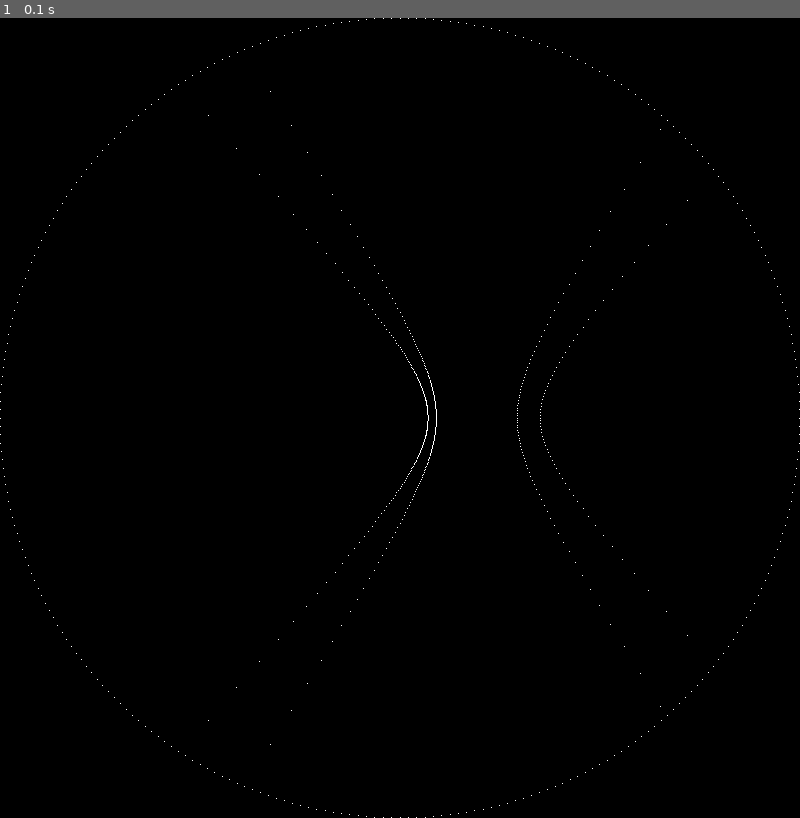
Above: before the commit, frame 1.
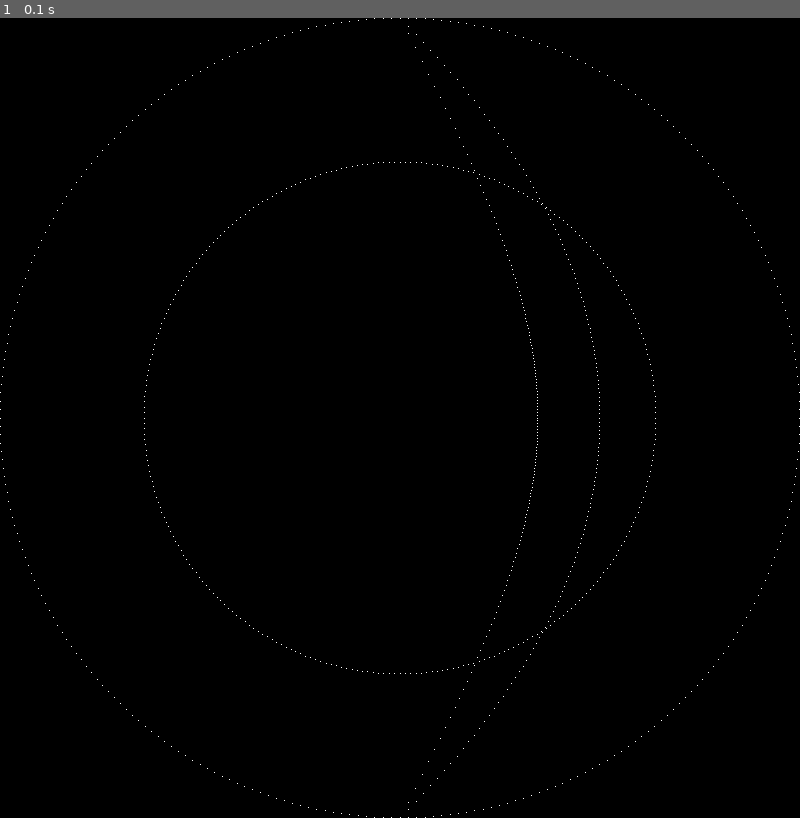
Above: after the commit, the same moment.

Repository: jpgtordilla/TransferOrbit
Game: pygame game, started from main.py
Two runs of this game, one before a commit and one after it. Both use one fixed random seed, a clock stepped at 60 frames per second and the inputs below.
Inputs:
- Up to frame 1 (0.1 s): no input

The runs differ from the first frame. In frame 1, 0.2% of the frame differs, in the area x 18-86%, y 1-99%.

Commit message:
refactored to have graphing as static method, scaling fixed relative to the largest orbit

Diff:
--- a/graph_orbits.py
+++ b/graph_orbits.py
@@ -42,7 +42,7 @@
 surface = pygame.display.set_mode([WIDTH, HEIGHT])
 pygame.display.set_caption("Orbit Graph")
 
-class OrbitGrapher:
+class Orbit:
     """Graphs conic section orbits based on general Kepler Orbit Equation"""
     def __init__(self, epsilon=0.0, l=10**24, m1=5.97219*10**24, m2=10**13):
         self.G = 6.67430 * 10 ** -11  # gravitational const.
@@ -60,13 +60,13 @@
     def energy(self):
         return self.GAMMA ** 2 * self.MU * (self.EPSILON ** 2 - 1) / 2 * self.L ** 2
 
-    def graph_orbit(self, num_points=300, percent=0.1):
+    def get_orbit(self, num_points=300, percent=0.1) -> list[list[float]]:
+        """Returns a list of (x, y) pairs for a given orbit"""
         # graph orbit
         # - for (default=360) equally spaced points, calculate r and add to 2D list
         # - graph each point in each array (x and y)
         r_list = [] # 2D array
-        x_point_list = [] # 1D array
-        y_point_list = [] # 1D array
+        xy_point_list = [] # 2D array
 
         current_phi = 0
 
@@ -99,20 +99,39 @@
                 continue
             current_y = int(current_r * np.sin(current_phi))
 
-            x_point_list.append(current_x)
-            y_point_list.append(current_y)
+            xy_point_list.append([current_x, current_y])
 
-        # get max in the list
-        # find dividing factor that reduced it to the width of the screen (divided by 2)
-        r_max = max([abs(elem[0]) for elem in r_list])
-        factor = r_max / (WIDTH / 2)
+        return xy_point_list
 
-        # graph each point
-        for i in range(len(x_point_list)):
-            current_x_coord = int((x_point_list[i] / factor) + WIDTH / 2)
-            current_y_coord = int((y_point_list[i] / factor) + HEIGHT / 2)
-            # plot point
-            surface.set_at((current_x_coord, current_y_coord), WHITE)
+def graph_orbits(orbit_list, num_points=300):
+    """Given a list of orbit objects, plot them on the screen"""
+
+    """
+    # get max in the list
+    # find dividing factor that reduced it to the width of the screen (divided by 2)
+    r_max = max([abs(elem[0]) for elem in r_list])
+    factor = r_max / (WIDTH / 2)
+
+    # graph each point
+    for i in range(len(xy_point_list)):
+        current_x_coord = int((xy_point_list[i][0] / factor) + WIDTH / 2)
+        current_y_coord = int((xy_point_list[i][1] / factor) + HEIGHT / 2)
+        # plot point
+        surface.set_at((current_x_coord, current_y_coord), WHITE)
+    """
+
+    max_radius = get_max_radius(orbit_list)
+
+    # calculate scaling factor based on the max orbit
+    factor = max_radius / (WIDTH / 2)
+
+    # plot each trajectory, scaling w.r.t. the factor
+    for orbit in orbit_list:
+        curr_points_list = orbit.get_orbit(num_points)
+        for point in curr_points_list:
+            x = int((point[0] / factor) + WIDTH / 2)
+            y = int((point[1] / factor) + WIDTH / 2)
+            surface.set_at((x, y), WHITE)
 
 """HELPER FUNCTIONS FOR SCALING ORBITS TO FIT THE SCREEN"""
 
@@ -121,14 +140,21 @@
     max_key = max(orbit_dict.keys(), key=orbit_dict.get) # same as passing in orbit_dict.keys()
     return max_key
 
-def get_orbit_with_max_radius(orbit_objs: list[OrbitGrapher]):
-    """Returns the orbit that has the max radius given a list of OrbitGrapher objects"""
+def get_max_radius(orbit_objs: list[Orbit]):
+    """Returns the max radius given a list of Orbit objects"""
+    radius_list = []
+    for orbit in orbit_objs:
+        radius_list.append(orbit.r_orbit(0))  # radius at 0 phi
+    return max(radius_list)
+
+def get_orbit_with_max_radius(orbit_objs: list[Orbit]):
+    """Returns the orbit that has the max radius given a list of Orbit objects"""
     orbit_dict = {}
     for orbit in orbit_objs:
         orbit_dict[orbit] = orbit.r_orbit(0) # radius at 0 phi
     return get_key_with_max_value(orbit_dict)
 
-def get_orbit_type(orbit_obj: OrbitGrapher) -> str:
+def get_orbit_type(orbit_obj: Orbit) -> str:
     if orbit_obj.EPSILON == 0:
         return "CIRCLE"
     elif (0 < orbit_obj.EPSILON < 1) or (0 > orbit_obj.EPSILON > -1):
@@ -141,12 +167,13 @@
 """MAIN LOOP FOR DRAWING ORBITS AND UPDATING"""
 
 def game_loop():
-    hyperbola = OrbitGrapher(epsilon=1.5)  # hyperbola
-    hyperbola.graph_orbit()
-    hyperbola_steep = OrbitGrapher(epsilon=1.9)  # hyperbola, steeper
-    hyperbola_steep.graph_orbit()
-    circle = OrbitGrapher(epsilon=0, l=10**24)  # circle
-    circle.graph_orbit()
+    parabola = Orbit(epsilon=1)  # parabola
+    hyperbola = Orbit(epsilon=1.9)  # hyperbola
+    circle = Orbit(epsilon=0)  # circle
+    circle_small = Orbit(epsilon=0, l=0.8*10**24)  # small circle
+    orbits = [parabola, hyperbola, circle, circle_small]
+
+    graph_orbits(orbits)
 
     while True:
         pygame.display.update()
@@ -155,16 +182,11 @@
                 pygame.quit()
 
 """NOTES:
-- Issue: graphing
-- circles are all scaled to be the same size
-- this has to do with the screen width scaling
 
-- create helper method to:
-    - get all the orbits and their parameters
-    - calculate their radii
-    - scale the circles so that the largest circle takes up a reasonable amount of screen
-    - create a factor so that the other orbits are relatively sized
+ISSUE
+- scaling breaks when negative epsilon is used
+- should be an easy fix, but it is not necessary
 
-- this method should run before pygame.display.update
-- somehow, the scaling portion of OrbitGrapher should be modified to take this into account? (not sure how)
+FUTURE
+- short-term goal: animate a satellite following the trajectory of the orbit (1 point per frame, display velocity)
 """
